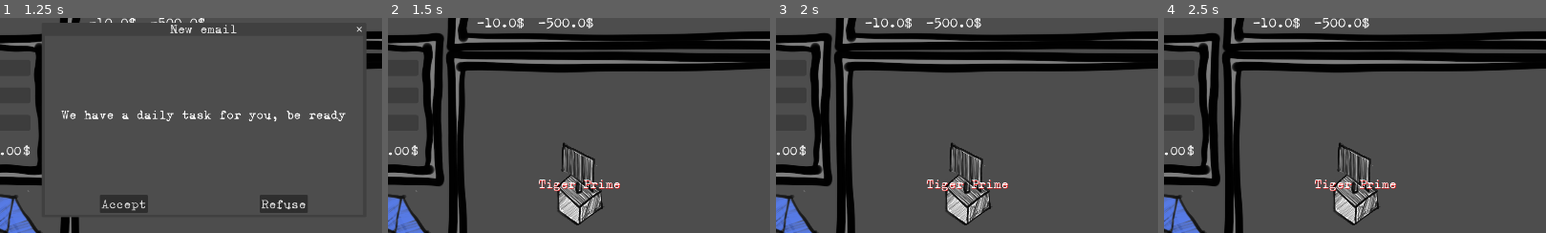
Above: before the commit, frames 1-4 (left to right).
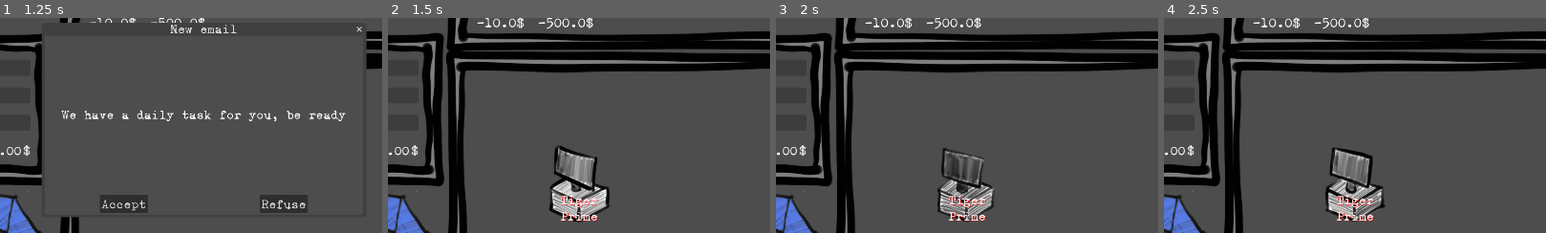
Above: after the commit, the same moments.

Repository: ildede/game-off-2025
Game: Godot game, scene res://scenes/ui/start_screen/start.tscn
The game is run twice, just before and just after one commit, with the same random seed, the same clock (stepped at 60 frames per second) and the same inputs.
Inputs (mouse positions are % of the whole screen's width and height, from its top left):
- Up to frame 1 (1.25 s): click "START" at 0.5 s
- Up to frame 2 (1.5 s): click "Accept" at 1.25 s
- Up to frame 3 (2 s): no input
- Up to frame 4 (2.5 s): move the mouse to (72, 45) at 2.02 s; click (72, 45) at 2.17 s
The pictures show only the part of the screen within x 19-69%, y 21-71%; the shares and areas given below are measured in that part.

Frame 1 is identical in both runs. In frame 2, 3.6% of the frame differs, in the area x 39-61%, y 57-97%; in frame 3, 3.1%; in frame 4, 3.4%.

Commit message:
feat: animate client image

Diff:
--- a/scenes/game/entities/client/client.gd
+++ b/scenes/game/entities/client/client.gd
@@ -1,8 +1,11 @@
-extends Node2D
+extends Control
 class_name ClientScene
 
 var client_id = 0;
 var path_to_translator: Path2D
+
+func _ready() -> void:
+	$Sprite.play("default")
 
 func initialize(my_position: Vector2, translator_position: Vector2, client_data: Models.ClientObject):
 	self.position = my_position
--- a/scenes/game/entities/client/client.tscn
+++ b/scenes/game/entities/client/client.tscn
@@ -1,26 +1,52 @@
-[gd_scene load_steps=3 format=3 uid="uid://dcumfskefaxom"]
+[gd_scene load_steps=7 format=3 uid="uid://dcumfskefaxom"]
 
-[ext_resource type="Texture2D" uid="uid://ddfg25t1i5gqu" path="res://scenes/game/entities/client/client.png" id="1_6t3qf"]
 [ext_resource type="Script" uid="uid://ce7obqaor6lhc" path="res://scenes/game/entities/client/client.gd" id="1_gdxsl"]
+[ext_resource type="Texture2D" uid="uid://cr7gnttryrull" path="res://scenes/game/entities/client/assets/client01.png" id="2_4ht41"]
+[ext_resource type="Texture2D" uid="uid://yqudw3884n6q" path="res://scenes/game/entities/client/assets/client02.png" id="3_bi8gk"]
+[ext_resource type="Texture2D" uid="uid://brymf0nv1ug7u" path="res://scenes/game/entities/client/assets/client03.png" id="4_2752e"]
+[ext_resource type="Texture2D" uid="uid://cw2oah5xhhpoo" path="res://scenes/game/entities/client/assets/client04.png" id="5_7ndme"]
 
-[node name="Client" type="Node2D"]
+[sub_resource type="SpriteFrames" id="SpriteFrames_7d8ro"]
+animations = [{
+"frames": [{
+"duration": 1.0,
+"texture": ExtResource("2_4ht41")
+}, {
+"duration": 1.0,
+"texture": ExtResource("3_bi8gk")
+}, {
+"duration": 1.0,
+"texture": ExtResource("4_2752e")
+}, {
+"duration": 1.0,
+"texture": ExtResource("5_7ndme")
+}],
+"loop": true,
+"name": &"default",
+"speed": 5.0
+}]
+
+[node name="Client" type="Control"]
+layout_mode = 3
+anchors_preset = 0
 script = ExtResource("1_gdxsl")
 
-[node name="Sprite" type="Sprite2D" parent="."]
-scale = Vector2(0.1, 0.1)
-texture = ExtResource("1_6t3qf")
+[node name="Sprite" type="AnimatedSprite2D" parent="."]
+sprite_frames = SubResource("SpriteFrames_7d8ro")
 
 [node name="Name" type="Label" parent="."]
-anchors_preset = 8
-anchor_left = 0.5
-anchor_top = 0.5
-anchor_right = 0.5
-anchor_bottom = 0.5
-offset_left = -90.5
-offset_top = -11.5
-offset_right = 90.5
-offset_bottom = 11.5
+layout_mode = 1
+anchors_preset = 15
+anchor_right = 1.0
+anchor_bottom = 1.0
+offset_left = -80.0
+offset_top = -100.0
+offset_right = 80.0
+offset_bottom = 100.0
 grow_horizontal = 2
 grow_vertical = 2
 theme_override_colors/font_shadow_color = Color(1, 0, 0, 1)
-text = "client-name"
+text = "client name"
+horizontal_alignment = 1
+vertical_alignment = 2
+autowrap_mode = 2
Binary file added: scenes/game/entities/client/assets/client01.png
Not shown, added: scenes/game/entities/client/assets/client01.png.import
Binary file added: scenes/game/entities/client/assets/client02.png
Not shown, added: scenes/game/entities/client/assets/client02.png.import
Binary file added: scenes/game/entities/client/assets/client03.png
Not shown, added: scenes/game/entities/client/assets/client03.png.import
Binary file added: scenes/game/entities/client/assets/client04.png
Not shown, added: scenes/game/entities/client/assets/client04.png.import
Binary file added: scenes/game/entities/client/assets/close01.png
Not shown, added: scenes/game/entities/client/assets/close01.png.import
Binary file added: scenes/game/entities/client/assets/close02.png
Not shown, added: scenes/game/entities/client/assets/close02.png.import
(and 4 more such lines)
